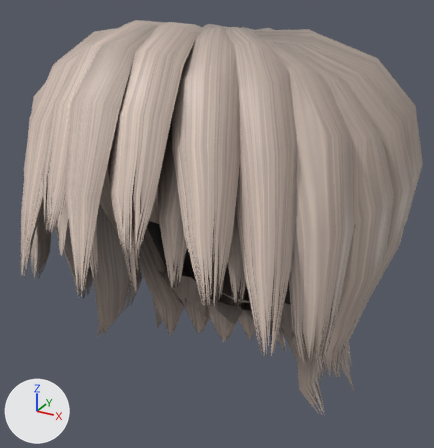
Renders of the glTF model data/chars/hair_girl/hair.gltf from each side of a commit.
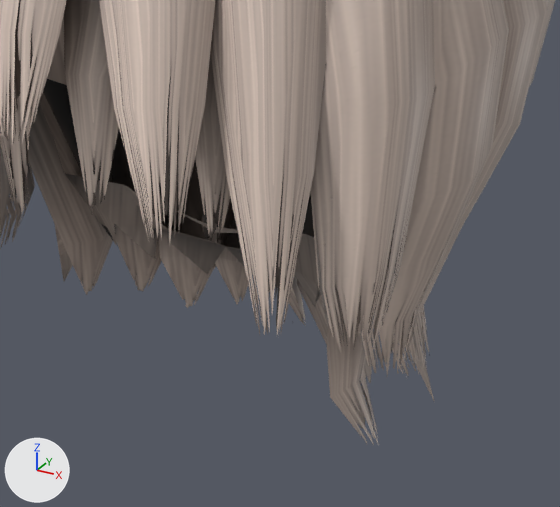
Each version appears first whole from a 50 mm camera at (9.67, -17.81, 12.69) aimed at (-0.3, 0.31, 3.63), and next in a close-up on the part from 29% to 97% of the width and 40% to 100% of the height. Lighting does not change. The marker at lower left points along +X, +Y and +Z. Vertices at the same position are counted once.

Objects in the first close-up: 'hair.girl'.
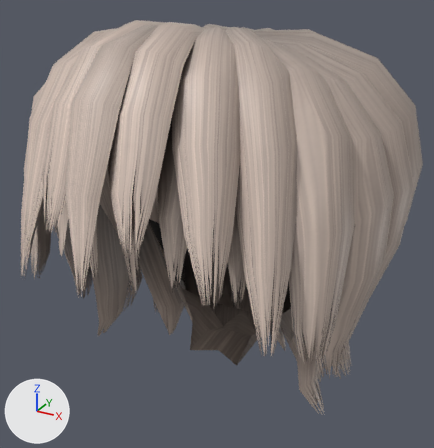
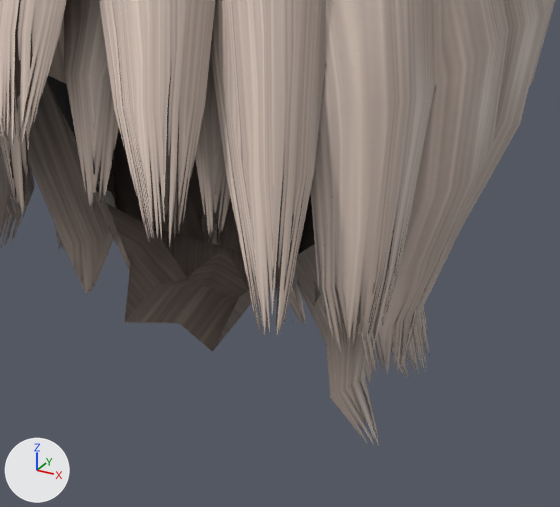
Commit message: update hair mesh

Edits to the bpy script that builds the scene:
```text
Change me_hair_girl:
    used by ob_hair_girl; location = (0.0, 0.0, 0.0)
    remove me_hair_girl.from_pydata(...)  # 774 vertices, 1490 faces; spans x -6.6..6.6, y -7.7..7.7, z -5.8..11.2
    add me_hair_girl.from_pydata(...)  # 783 vertices, 1504 faces; spans x -6.6..6.6, y -7.7..7.7, z -5.8..11.2
    me_hair_girl part 1
    5 vertices are removed from x -4.1..4.1, y 1.0..1.4, z -0.1..2.0
    14 faces are deleted
    10 vertices move from x -4.3..4.3, y 0.7..1.6, z -0.8..2.7 to x -4.2..4.2, y 0.7..1.9, z -1.9..2.7
    14 vertices are added at x -3.8..3.8, y -0.6..1.3, z -1.8..2.0
    28 new faces join them
    me_hair_girl part 2: 6 kept faces spanning x -3.2..3.2, y 0.7..2.1, z -1.9..1.3 get new texture (UV) coordinates
```

Pixel boxes [x1, y1, x2, y2] of what changed, in the close-ups (560 x 507 px):
part 1 of me_hair_girl, built on: before [29, 79, 321, 308]; after [29, 76, 320, 352]
part 2 of me_hair_girl, surface changed: before [64, 161, 242, 252]; after [95, 192, 319, 290]
